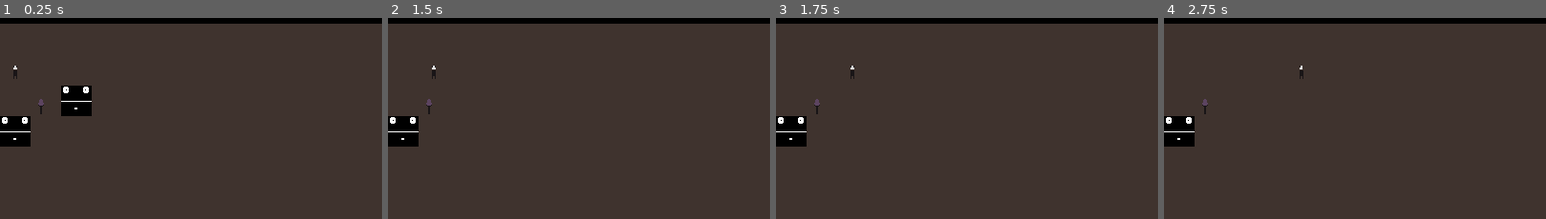
Above: before the commit, frames 1-4 (left to right).
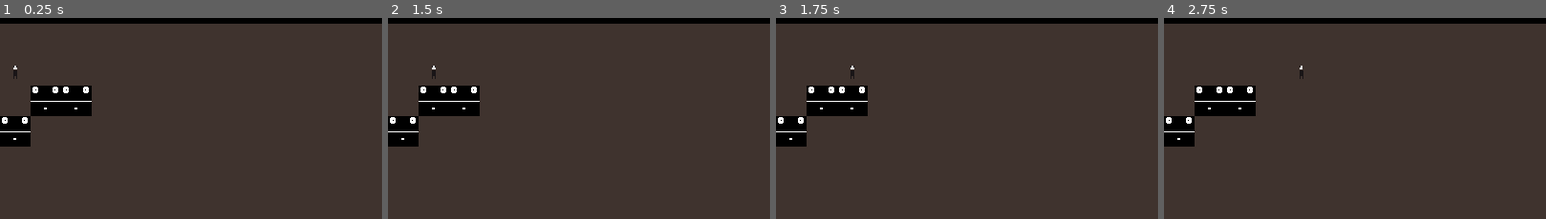
Above: after the commit, the same moments.

Repository: Academia-Team/Academia-Fall-of-the-Citadel
Game: Godot game, scene res://scene/gamescr.tscn
The game is run twice, just before and just after one commit, with the same random seed, the same clock (stepped at 60 frames per second) and the same inputs.
Inputs:
- Up to frame 1 (0.25 s): no input
- Up to frame 2 (1.5 s): tap Enter at 0.5 s; hold Right (move_right) 0.53-1.28 s; tap Space (action) at 0.6 s; hold Down (move_down) from 1.28 s (still down); tap Ctrl (stay) at 1.35 s
- Up to frame 3 (1.75 s): keep holding Down (move_down)
- Up to frame 4 (2.75 s): tap Space (action) at 2, 2.1 s; release Down (move_down) at 2.03 s; hold Right (move_right) from 2.03 s (still down)
The pictures show only the part of the screen within x 0-50%, y 0-50%; the shares and areas given below are measured in that part.

The runs differ from the first frame. In frame 1, 1.2% of the frame differs, in the area x 8-16%, y 33-49%; in frame 2, 2.4%, in the area x 8-24%, y 33-49%; in frame 3, 2.4%; in frame 4, 2.4%.

Commit message:
Decrease size of collision box by 1
All the objects were just touching its neighbour with the previous settings.

Diff:
--- a/scene/player.tscn
+++ b/scene/player.tscn
@@ -4,13 +4,13 @@
 [ext_resource path="res://scene/player.gd" type="Script" id=2]
 
 [sub_resource type="RectangleShape2D" id=1]
-extents = Vector2( 16, 16 )
+extents = Vector2( 15, 15 )
 
 [node name="player" type="Area2D"]
 script = ExtResource( 2 )
 
 [node name="collisionbox" type="CollisionShape2D" parent="."]
-position = Vector2( 16, 16 )
+position = Vector2( 15, 15 )
 shape = SubResource( 1 )
 
 [node name="Sprite" type="Sprite" parent="."]
--- a/scene/sword.tscn
+++ b/scene/sword.tscn
@@ -4,14 +4,14 @@
 [ext_resource path="res://scene/sword.gd" type="Script" id=2]
 
 [sub_resource type="RectangleShape2D" id=1]
-extents = Vector2( 16, 16 )
+extents = Vector2( 15, 15 )
 
 [node name="sword" type="Area2D"]
 monitoring = false
 script = ExtResource( 2 )
 
 [node name="collisionbox" type="CollisionShape2D" parent="."]
-position = Vector2( 16, 16.6667 )
+position = Vector2( 15, 15.6667 )
 shape = SubResource( 1 )
 
 [node name="Sprite" type="Sprite" parent="."]
--- a/scene/zombie.tscn
+++ b/scene/zombie.tscn
@@ -4,13 +4,13 @@
 [ext_resource path="res://scene/zombie.gd" type="Script" id=2]
 
 [sub_resource type="RectangleShape2D" id=1]
-extents = Vector2( 16, 16 )
+extents = Vector2( 15, 15 )
 
 [node name="zombie" type="Area2D"]
 script = ExtResource( 2 )
 
 [node name="collisionBox" type="CollisionShape2D" parent="."]
-position = Vector2( 16, 16 )
+position = Vector2( 15, 15 )
 shape = SubResource( 1 )
 
 [node name="Sprite" type="Sprite" parent="."]
